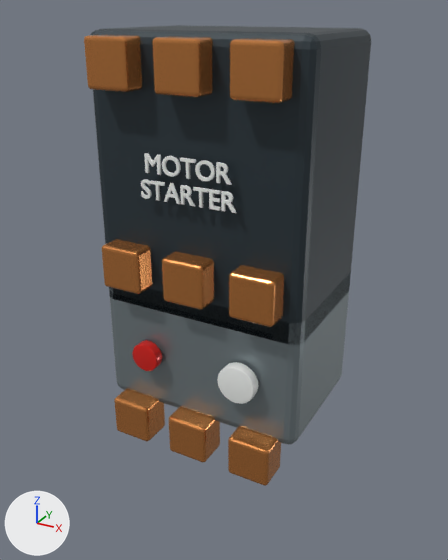
Two versions of the Blender file rungproof/rungproof-next/assets/training_accessories/workpiece_load/source/workpiece_load.blend, one commit apart.
Both versions are drawn from a camera (50 mm lens) standing at (0.649, -1.214, 1.0) and looking at (0.0, -0.035, 0.41). The lights are fixed; the arrows at lower left show +X, +Y and +Z. The older version comes first.

Names of what the first picture shows: 'CLASS_DIAL', 'CONTACTOR', 'OVERLOAD', 'POWER_LUG_0_0', 'POWER_LUG_0_1', 'POWER_LUG_0_2', 'POWER_LUG_1_0', 'POWER_LUG_1_1', 'POWER_LUG_1_2', 'POWER_LUG_2_0', 'POWER_LUG_2_1', 'POWER_LUG_2_2', 'RESET', 'STARTER_LABEL'.
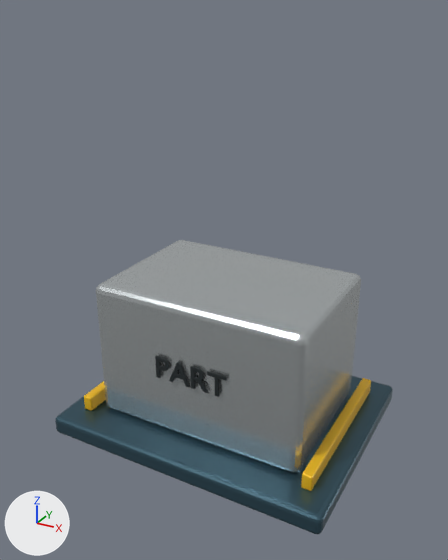
Where the change shows, as pixel boxes (x1, y1, x2, y2) in the pictures (448 x 560 px):
'CONTACTOR', deleted (dark blue): before (91, 25, 371, 345)
'OVERLOAD', recoloured, mesh rescaled, moved, modifiers changed: before (109, 272, 351, 444); after (96, 240, 361, 473)
'WORKPIECE_fixture', added (dark blue): after (55, 376, 393, 534)
'POWER_LUG_2_2', deleted (orange): before (230, 38, 294, 103)
'POWER_LUG_2_1', deleted (orange): before (152, 36, 213, 97)
'POWER_LUG_2_0', deleted (orange): before (84, 35, 142, 92)
'POWER_LUG_1_2', deleted (orange): before (229, 265, 284, 327)
'POWER_LUG_1_1', deleted (orange): before (162, 252, 214, 310)
'POWER_LUG_0_2', deleted (orange): before (228, 426, 281, 486)
'POWER_LUG_1_0', deleted (orange): before (102, 239, 152, 294)
'POWER_LUG_0_1', deleted (orange): before (169, 407, 220, 462)
'STARTER_LABEL', deleted: before (141, 153, 237, 213)
'POWER_LUG_0_0', deleted (orange): before (114, 389, 165, 441)
'WORKPIECE_stop_0.3', added (yellow): after (301, 378, 371, 491)
'CLASS_DIAL', deleted: before (217, 362, 259, 404)
'WORKPIECE_label', added (black): after (155, 355, 227, 397)
'RESET', deleted (red): before (132, 340, 162, 371)
'WORKPIECE_stop_-0.3', added: after (84, 381, 106, 411)

What changed in the scene script:
```text
Change me_cube_001:
    remove me_cube_001.from_pydata(...)  # 8 vertices, 6 faces; spans x -0.25..0.25, y -0.17..0.17, z -0.17..0.17
    remove me_cube_001.materials.append(mat_enclosure_gray)  # grey #869397
    add me_cube_001.from_pydata(...)  # 8 vertices, 6 faces; spans x -0.27..0.27, y -0.19..0.19, z -0.175..0.175
    me_cube_001 part 1: the whole mesh is scaled about its middle by (1.08, 1.12, 1.03)
    add me_cube_001.materials.append(mat_aluminum)  # light grey #cad0d1
Remove ob_contactor:
    ob_contactor = bpy.data.objects.new('CONTACTOR', me_cube)
Change ob_overload:
    ob_overload.location: (0.0, 0.0, 0.27) -> (0.0, 0.0, 0.225)
    where _m = ob_overload.modifiers.new('Manufactured edge radius', 'BEVEL')
    _m.width: 0.025 -> 0.018
    _m.width_pct: 0.025 -> 0.018
Remove ob_starter_label:
    ob_starter_label = bpy.data.objects.new('STARTER_LABEL', me_text)
Remove ob_power_lug_0_0:
    ob_power_lug_0_0 = bpy.data.objects.new('POWER_LUG_0_0', me_cube_002)
Remove ob_power_lug_0_1:
    ob_power_lug_0_1 = bpy.data.objects.new('POWER_LUG_0_1', me_cube_003)
Remove ob_power_lug_0_2:
    ob_power_lug_0_2 = bpy.data.objects.new('POWER_LUG_0_2', me_cube_004)
Remove ob_power_lug_1_0:
    ob_power_lug_1_0 = bpy.data.objects.new('POWER_LUG_1_0', me_cube_005)
Remove ob_power_lug_1_1:
    ob_power_lug_1_1 = bpy.data.objects.new('POWER_LUG_1_1', me_cube_006)
Remove ob_power_lug_1_2:
    ob_power_lug_1_2 = bpy.data.objects.new('POWER_LUG_1_2', me_cube_007)
Remove ob_power_lug_2_0:
    ob_power_lug_2_0 = bpy.data.objects.new('POWER_LUG_2_0', me_cube_008)
Remove ob_power_lug_2_1:
    ob_power_lug_2_1 = bpy.data.objects.new('POWER_LUG_2_1', me_cube_009)
Remove ob_power_lug_2_2:
    ob_power_lug_2_2 = bpy.data.objects.new('POWER_LUG_2_2', me_cube_010)
Remove ob_reset:
    ob_reset = bpy.data.objects.new('RESET', me_cylinder)
Remove ob_class_dial:
    ob_class_dial = bpy.data.objects.new('CLASS_DIAL', me_cylinder_001)
Add ob_workpiece_label:
    ob_workpiece_label = bpy.data.objects.new('WORKPIECE_label', me_text_1)  # 2366 vertices, 2193 faces; spans x -0.091..0.095, y -0.025..0.032, z -0.003..0.003; in mat_rubber_black (black #1d2427)
    ob_workpiece_label.location = (0.0, -0.196, 0.23)
    ob_workpiece_label.rotation_euler = (1.571, 0.0, 0.0)  # degrees (90, 0, 0)
Add ob_workpiece_stop_0_3:
    ob_workpiece_stop_0_3 = bpy.data.objects.new('WORKPIECE_stop_0.3', me_cube_003_1)  # a box spanning x -0.012..0.012, y -0.215..0.215, z -0.02..0.02; in mat_safety_yellow (yellow #f9c41d); modifiers BEVEL
    ob_workpiece_stop_0_3.location = (0.3, 0.0, 0.07)
Add ob_workpiece_stop__0_3:
    ob_workpiece_stop__0_3 = bpy.data.objects.new('WORKPIECE_stop_-0.3', me_cube_003_1.copy())  # modifiers BEVEL
    ob_workpiece_stop__0_3.location = (-0.3, 0.0, 0.07)
Add ob_workpiece_fixture:
    ob_workpiece_fixture = bpy.data.objects.new('WORKPIECE_fixture', me_cube_1)  # a box spanning x -0.36..0.36, y -0.28..0.28, z -0.025..0.025; in mat_painted_steel (dark blue #42616f); modifiers BEVEL
    ob_workpiece_fixture.location = (0.0, 0.0, 0.025)
```
